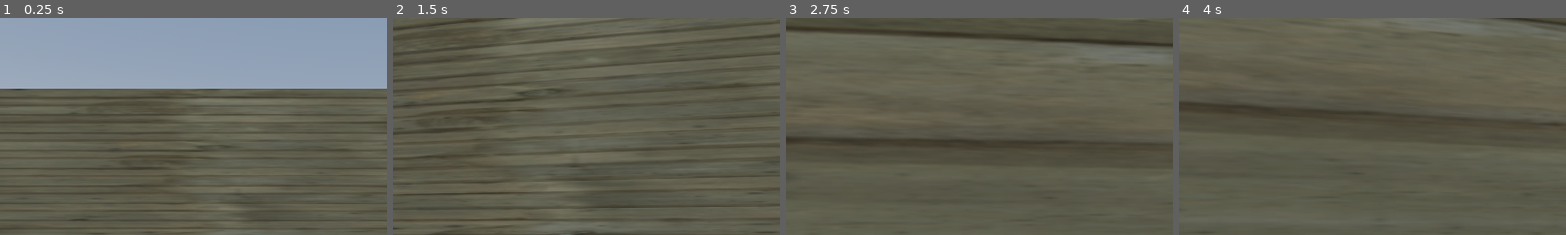
Above: before the commit, frames 1-4 (left to right).
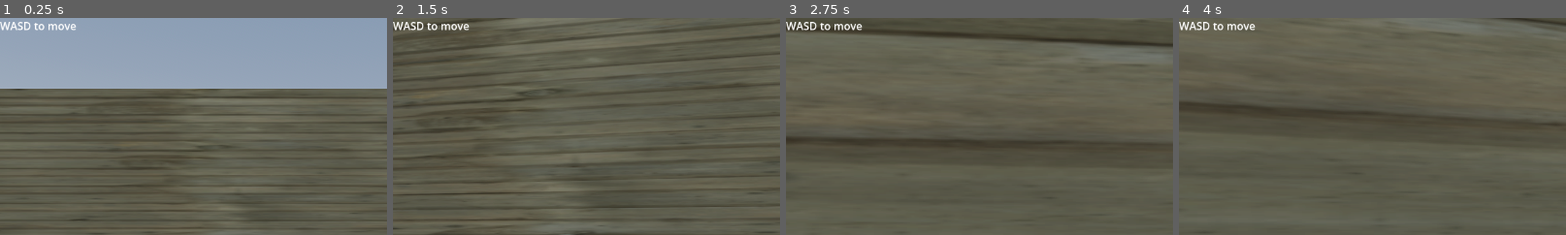
Above: after the commit, the same moments.

Repository: lanceabellanosa/LANCE-S-GODOT-PROJECT
Game: Godot game, scene res://scenes/world.tscn
The game is run twice, just before and just after one commit, with the same random seed, the same clock (stepped at 60 frames per second) and the same inputs.
Inputs (mouse positions are % of the whole screen's width and height, from its top left):
- Up to frame 1 (0.25 s): no input
- Up to frame 2 (1.5 s): tap Enter (ui_accept) at 0.5, 0.77 s; move the mouse to (55, 50) at 0.52 s; hold T (Forward) from 0.53 s (still down); move the mouse to (45, 50) at 1.27 s
- Up to frame 3 (2.75 s): keep holding T (Forward); tap Enter (ui_accept) at 1.52 s; move the mouse to (52, 48) at 2.02 s
- Up to frame 4 (4 s): keep holding T (Forward); move the mouse to (49, 52) at 2.77 s; tap Enter (ui_accept) at 3.02, 3.77 s; move the mouse to (57, 51) at 3.52 s
The pictures show only the part of the screen within x 0-50%, y 0-50%; the shares and areas given below are measured in that part.

The runs differ from the first frame. In frame 1, 0.4% of the frame differs, in the area x 0-20%, y 1-6%; in frame 2, 0.4%; in frame 3, 0.4%; in frame 4, 0.4%.

Commit message:
godot files

Diff:
--- a/scenes/world.tscn
+++ b/scenes/world.tscn
@@ -275,3 +275,8 @@
 
 [node name="Door11" parent="Doors" unique_id=704201722 instance=ExtResource("4_k0juu")]
 transform = Transform3D(-0.5, 0, -4.371139e-08, 0, 0.5, 0, 4.371139e-08, 0, -0.5, -8.614477, 0.54455566, 5.0418615)
+
+[node name="Label" type="Label" parent="." unique_id=187869392]
+offset_right = 132.0
+offset_bottom = 23.0
+text = "WASD to move"
